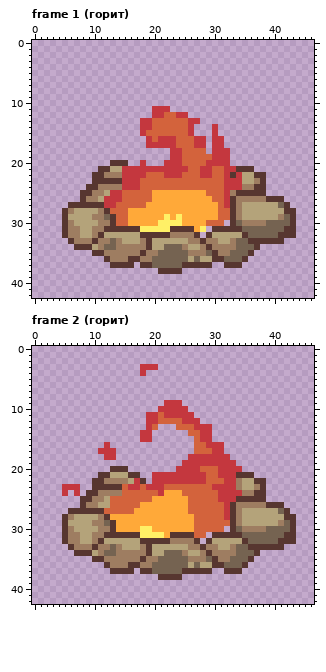
One commit to this pixel-art file: bonfire.aseprite. Above, as it was before the edit.
47x43 pixels, 7 frames. Shown: frame 1 (горит), frame 2 (горит). The commit also changed other frames, which this record leaves out.
The same view after the edit:
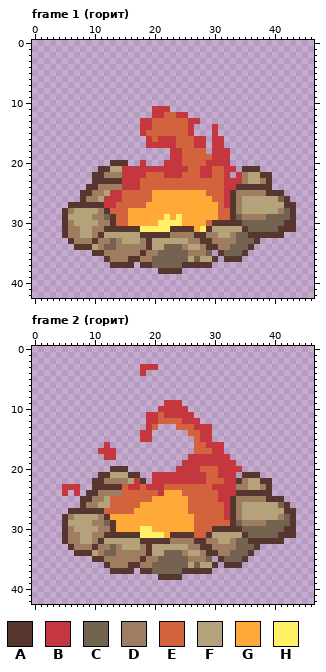
Palette (. is transparent): A #573630  B #c4373e  C #756351  D #9e7d61  E #d3633c  F #b4a37a  G #ffa939  H #fff066
Changes in this commit:
--- frame 1 (горит), layers "k4", "k5", "kz2"
@@ x 26..45 @@
 20 EEEBBBB.............
-21 EEBBEEBBAAA.........
-22 EEBBEEBABFFAA.......
-23 EEEEEEBBBFFDA.......
-24 EEEEEEBBBDDAA.......
-25 GGGEEEBDAAAAA.......
-26 GGGGEEBADDDDDAAA....
-27 GGGGGEBADFFFFFFCA...
-28 GGGGGEEADFFFFFFFAA..
-29 GGGGGEEADFFFFFFDCA..
-30 GGGEEE.ACDDDDCCCCA..
-31 AGH.AAAAACCCCCCCAA..
-32 DA.AFFFFFACCCCCAAA..
-33 DDADDFFDCCAAAAAA....
-34 FFDADDDDCCCA........
-35 DDDCADDCCCA.........
-36 FCFFAACCCA..........
-37 AAAA..AAA...........
+21 EEBBEEBB.AAA........
+22 EEBBEEB.BDFFAA......
+23 EEEEEEBBBDFFDA......
+24 EEEEEEBBAAAAAA......
+25 GGGEEEBADDDDDAAA....
+26 GGGGEEBADFFFFFFCA...
+27 GGGGGEBADFFFFFFFAA..
+28 GGGGGEEADFFFFFFDCA..
+29 GGGGGEEACDDDDCCCCA..
+30 GGGEAAAAACCCCCCCAA..
+31 AGHAFFFFFACCCCCAAA..
+32 DAADDFFDCCAAAAAA....
+33 DDAADDDDCCCA........
+34 FFDAADDCCCA.........
+35 DDDC.ACCCA..........
+36 FCFFA.AAA...........
+37 AAAA................
 38 ....................
--- frame 2 (горит), layers "k4", "k5", "kz2"
@@ x 26..45 @@
 20 BBEEEBBBB...........
-21 BBBEEBBBAAA.........
-22 BBBEEEBBDFFAA.......
-23 EEEEBBBBDFFDA.......
-24 EEEEEBBBBDDAA.......
-25 EEEEEBBBAAAAA.......
-26 EEEEEEBADDDDDAAA....
-27 EEEEEEBADFFFFFFCA...
-28 GEEEEEBADFFFFFFFAA..
-29 GEEEEEEADFFFFFFDCA..
-30 GEEEEE.ACDDDDCCCCA..
-31 AEE.AAAAACCCCCCCAA..
-32 DA.AFFFFFACCCCCAAA..
-33 DDADDFFDCCAAAAAA....
-34 FFDADDDDCCCA........
-35 DDDCADDCCCA.........
-36 FCFFAACCCA..........
-37 AAAA..AAA...........
+21 BBBEEBBB.AAA........
+22 BBBEEEBBADFFAA......
+23 EEEEBBBBDDFFDA......
+24 EEEEEBBBAAAAAA......
+25 EEEEEBBADDDDDAAA....
+26 EEEEEEBADFFFFFFCA...
+27 EEEEEEBADFFFFFFFAA..
+28 GEEEEEBADFFFFFFDCA..
+29 GEEEEEEACDDDDCCCCA..
+30 GEEEAAAAACCCCCCCAA..
+31 AEEAFFFFFACCCCCAAA..
+32 DAADDFFDCCAAAAAA....
+33 DDAADDDDCCCA........
+34 FFDAADDCCCA.........
+35 DDDC.ACCCA..........
+36 FCFFA.AAA...........
+37 AAAA................
 38 ....................
Boxes around the changes in both pictures, in picture pixels (x1, y1, x2, y2):
changed: (200, 166, 296, 268)
changed: (200, 472, 296, 574)
